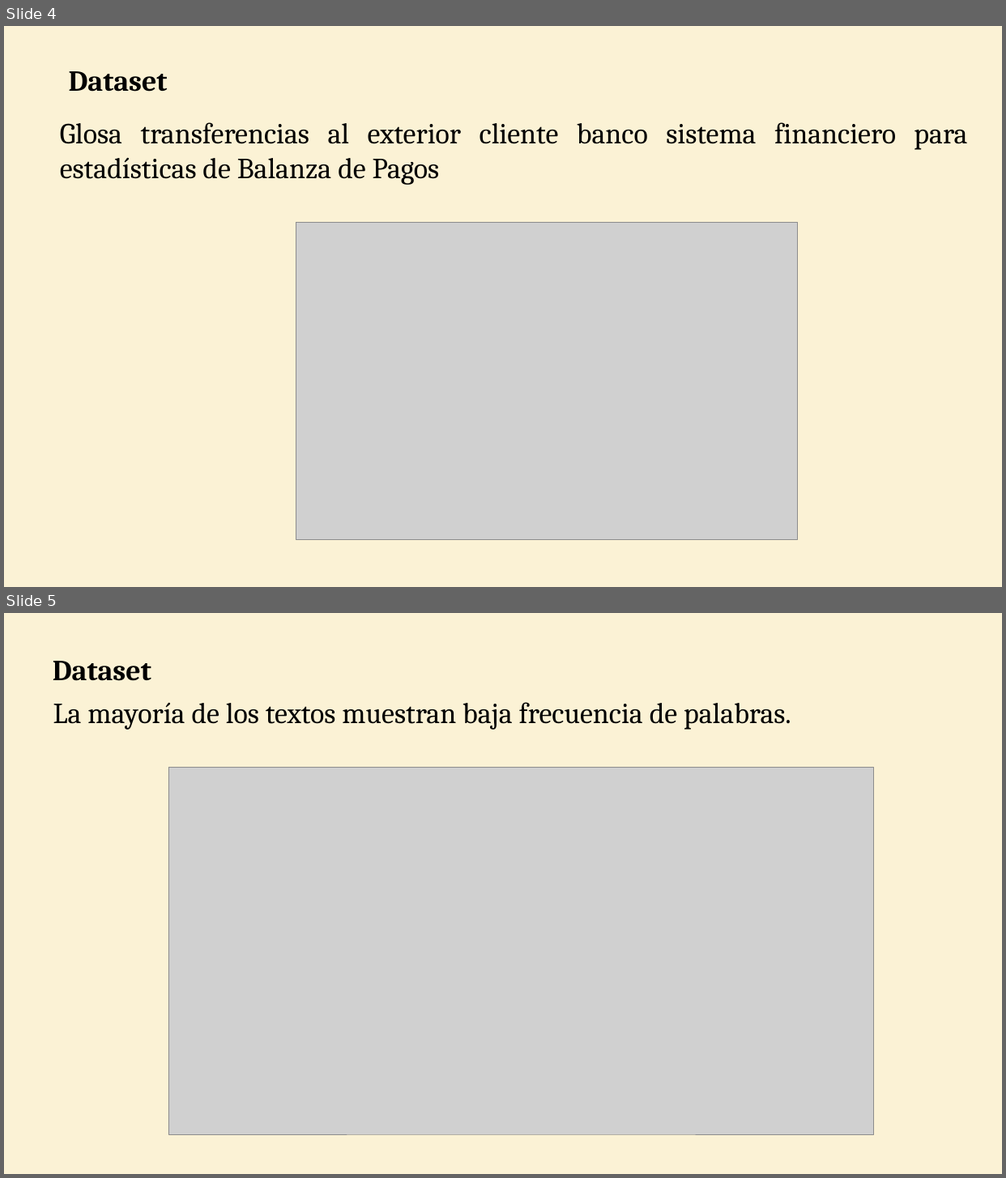
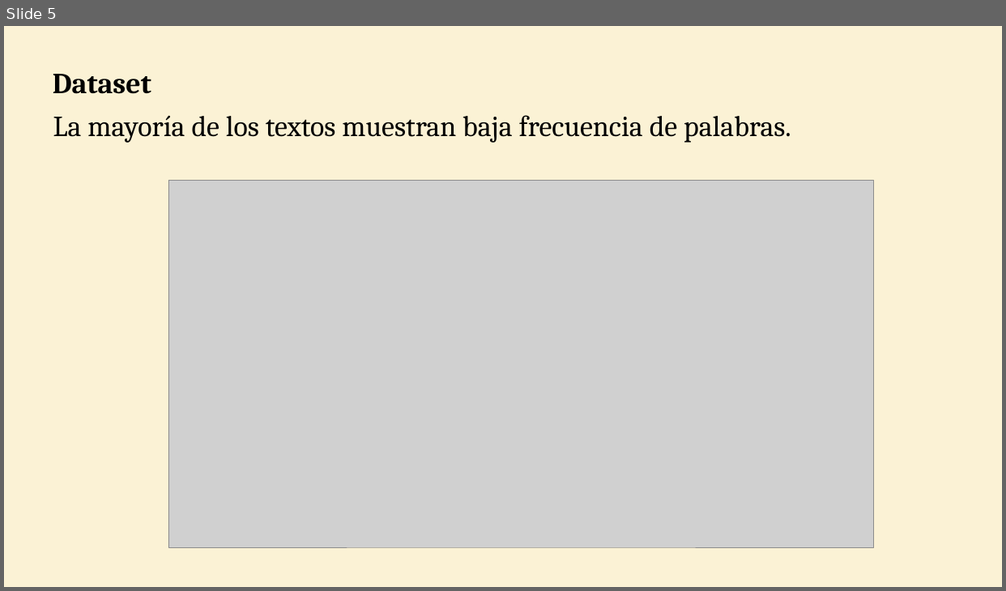
Before and after one commit to WilderGitHub/MCD, a slide deck: II. 08 Minería de Datos II/Proyecto Final.pptx. Shown one above the other, each under a label of ours: slides 4 and 5 before the commit, slide 5 after it. The pictures are 1006x1178 and 1006x591 pixels, drawn with LibreOffice and Linux fonts; fonts in the diff are those of the drawing; grey boxes stand for pictures. Boxes give left, top, right and bottom in pixels: in the first picture for what was removed or moved away, otherwise in the second. Text is boxed around its words. In the diff, an @@ line names an element or a change of style, - is before the commit and + after.

Commit message:
ya casi listo para exponer

```diff
--- a/II. 08 Minería de Datos II/Proyecto Final.pptx
+++ b/II. 08 Minería de Datos II/Proyecto Final.pptx
@@ slide 4 removed at (4,26,1002,587), background #F7DD93 at 38% opacity @@
@@ text removed at (69,71,168,92) @@
-Dataset
@@ text removed at (60,122,967,185) @@
-Glosa transferencias al exterior cliente banco sistema financiero para estadísticas de Balanza de Pagos
@@ picture removed at (296,223,798,540) @@
```
Also in this commit, not shown: 5 slides changed, 9 slides added, 15 other slides removed, 1 other file.
